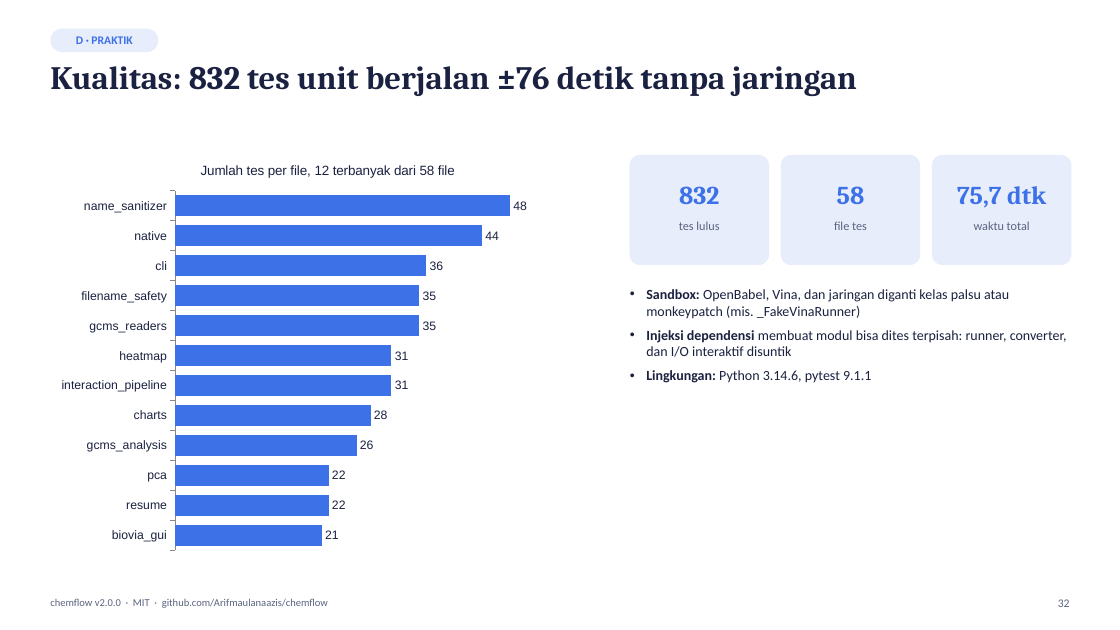
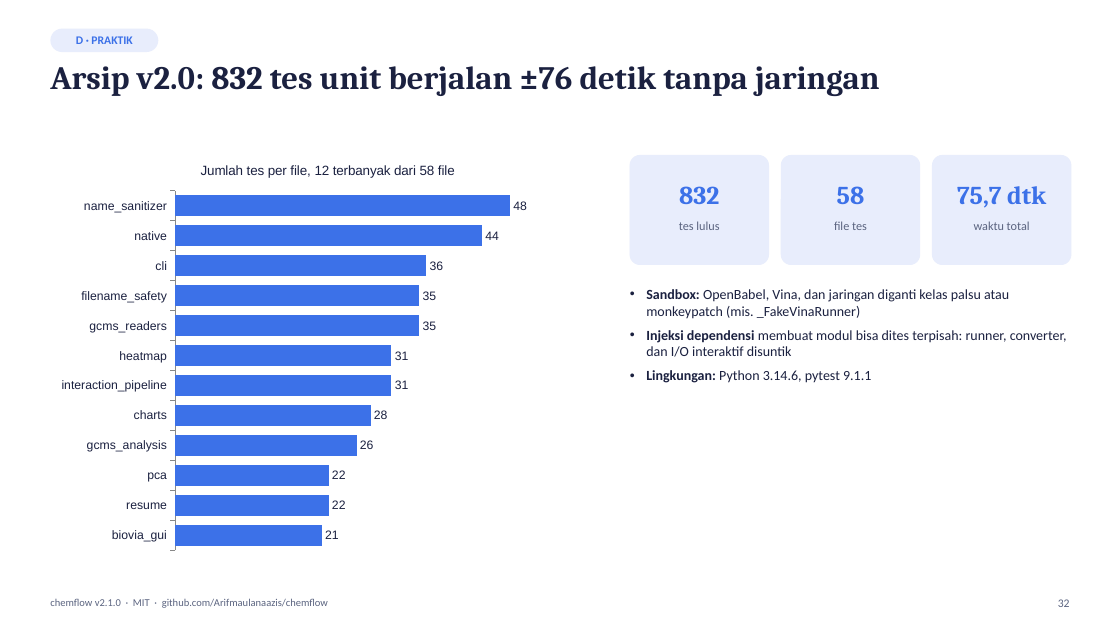
Before and after one commit to Arifmaulanaazis/chemflow, a slide deck: slide 32 of chemflow.pptx. Drawn at 1120x630 pixels with LibreOffice and Linux fonts; fonts in the diff are those of the drawing. Boxes give left, top, right and bottom in pixels: in the first picture for what was removed or moved away, otherwise in the second. Text is boxed around its words. In the diff, an @@ line names an element or a change of style, - is before the commit and + after.

```diff
--- a/chemflow.pptx
+++ b/chemflow.pptx
@@ text at bbox=[50, 66, 880, 96]: text changed @@
-Kualitas: 832 tes unit berjalan ±76 detik tanpa jaringan
+Arsip v2.0: 832 tes unit berjalan ±76 detik tanpa jaringan
@@ text at bbox=[50, 598, 328, 608]: text changed @@
-chemflow v2.0.0 · MIT · github.com/Arifmaulanaazis/chemflow
+chemflow v2.1.0 · MIT · github.com/Arifmaulanaazis/chemflow
```
Also in this commit, not shown: 46 other slides changed, 3 slides added, 21 other files.
